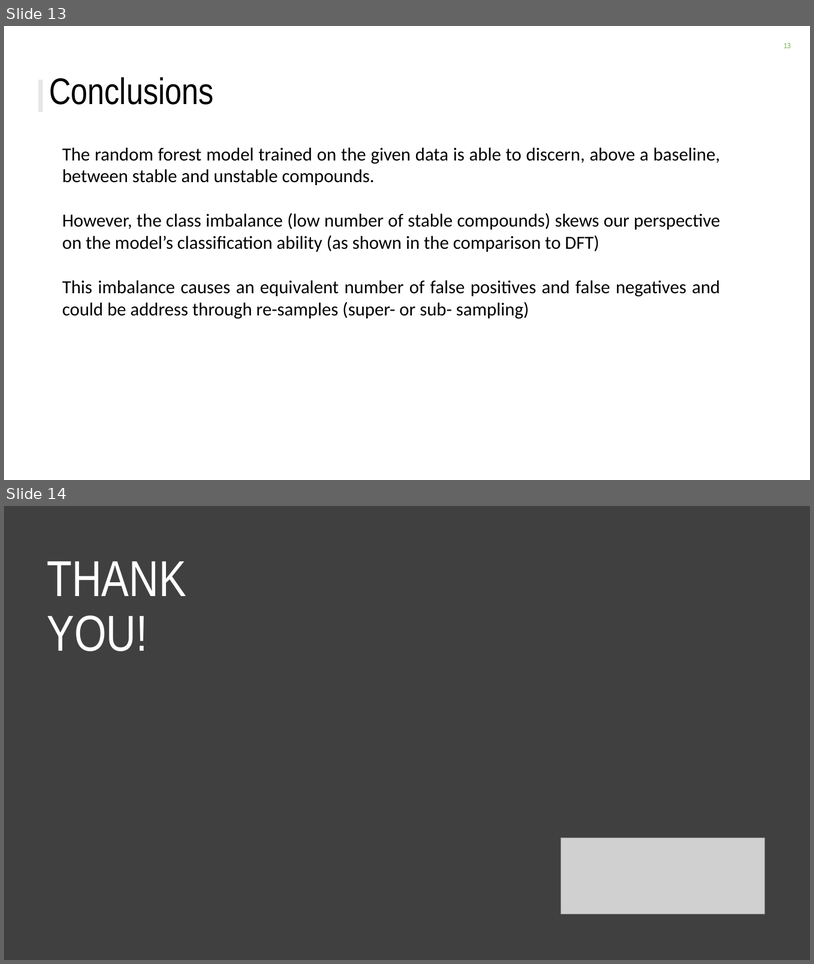
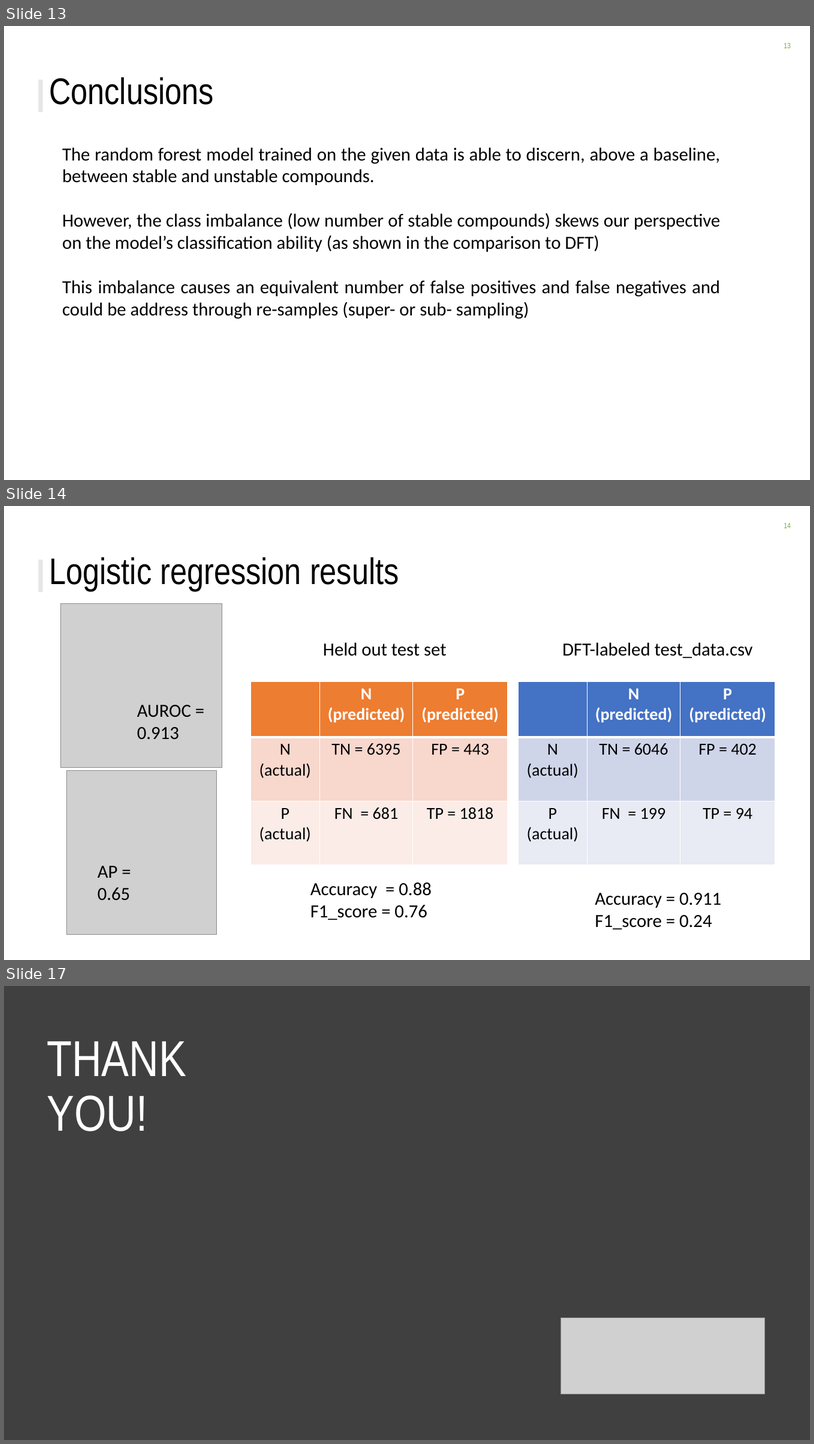
Before and after one commit to ckborg/DSE_challenge, a slide deck: DSE_challenge_slides.pptx. Shown one above the other, each under a label of ours: slides 13 and 14 before the commit, slides 13, 14 and 17 after it; the slides between them are not shown. The pictures are 814x964 and 814x1444 pixels, drawn with LibreOffice and Linux fonts; fonts in the diff are those of the drawing; grey boxes stand for pictures; background and template pictures are left out. Boxes give left, top, right and bottom in pixels: in the first picture for what was removed or moved away, otherwise in the second. Text is boxed around its words. In the diff, an @@ line names an element or a change of style, - is before the commit and + after.

```diff
--- a/DSE_challenge_slides.pptx
+++ b/DSE_challenge_slides.pptx
@@ slide 14 added at (4,506,810,960), background #FFFFFF; not listed: 2 template elements that a slide beside it also shows @@
@@ title added at (49,557,399,591), 44 pt, text #000000 @@
+Logistic regression results
@@ picture added at (61,603,222,768) @@
@@ text added at (323,642,446,656), 22 pt, text #000000 @@
+Held out test set
@@ text added at (563,642,753,658), 22 pt, text #000000 @@
+DFT-labeled test_data.csv
@@ table added at (251,681,508,865), 3 rows, 3 columns @@
+ | N (predicted) | P (predicted)
+N (actual) | TN = 6395 | FP = 443
+P (actual) | FN = 681 | TP = 1818
@@ table added at (518,681,776,865), 3 rows, 3 columns @@
+ | N (predicted) | P (predicted)
+N (actual) | TN = 6046 | FP = 402
+P (actual) | FN = 199 | TP = 94
@@ text added at (137,705,191,739), 22 pt, text #000000 @@
+AUROC = 0.913
@@ picture added at (67,771,217,934) @@
@@ text added at (98,865,130,900), 22 pt, text #000000 @@
+AP = 0.65
@@ text added at (311,882,431,919), 22 pt, text #000000 @@
+Accuracy = 0.88
+F1_score = 0.76
@@ text added at (595,892,722,929), 22 pt, text #000000 @@
+Accuracy = 0.911
+F1_score = 0.24
@@ what was slide 14 is now slide 17 @@
```
Also in this commit, not shown: 7 slides changed, 2 other slides added, 5 slides removed, 1 other file.
